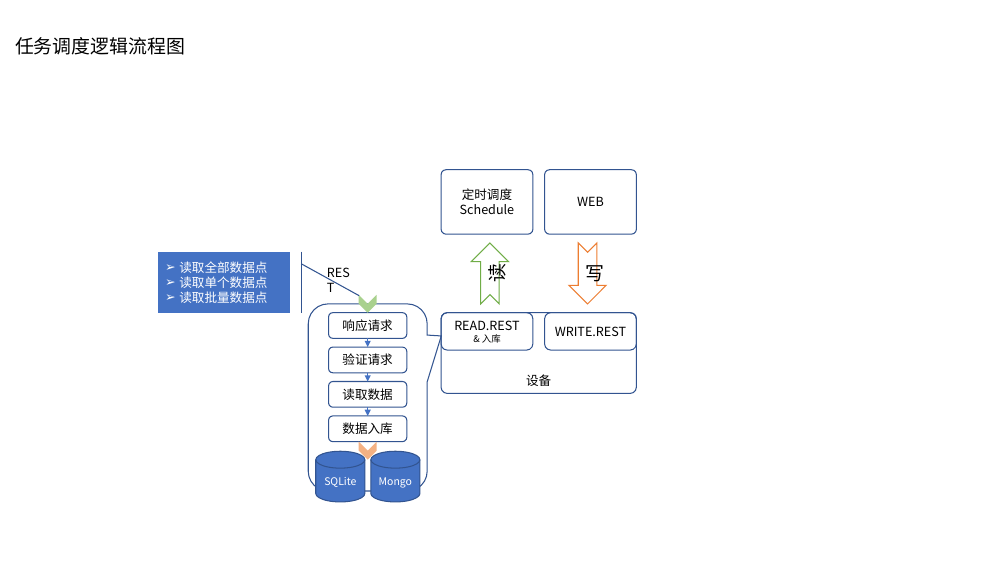
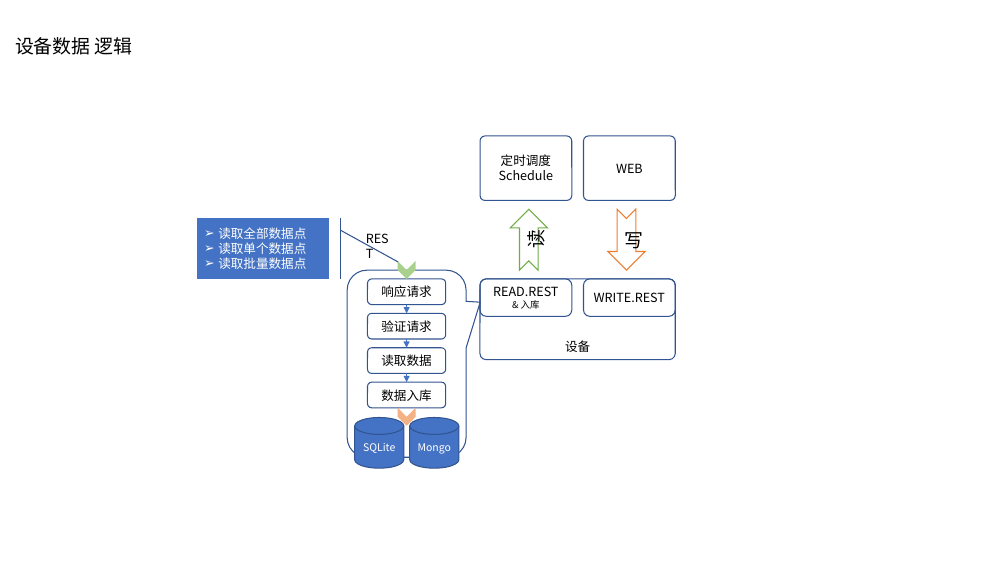
Before and after one commit to pnoker/iot-dc3, a slide deck: slide 8 of dc3/doc/iot-dc3-architecture.pptx. Drawn at 1008x567 pixels with LibreOffice and Linux fonts; fonts in the diff are those of the drawing. Boxes give left, top, right and bottom in pixels: in the first picture for what was removed or moved away, otherwise in the second. Text is boxed around its words. In the diff, an @@ line names an element or a change of style, - is before the commit and + after.

Commit message:
RTMP添加任务

```diff
--- a/dc3/doc/iot-dc3-architecture.pptx
+++ b/dc3/doc/iot-dc3-architecture.pptx
@@ text at box(15, 37, 133, 55): text changed @@
-任务调度逻辑流程图
+设备数据 逻辑
@@ 9 rounded rectangles, 3 arrows, 2 notched right arrows, 2 cylinders, 2 chevrons, 1 text, 1 accent callout, 1 rounded speech box: place and size @@
-9 rounded rectangles, 3 arrows, 2 notched right arrows, 2 cylinders, 2 chevrons, 1 text, 1 accent callout, 1 rounded speech box at box(158, 170, 636, 502)
+9 rounded rectangles, 3 arrows, 2 notched right arrows, 2 cylinders, 2 chevrons, 1 text, 1 accent callout, 1 rounded speech box at box(197, 136, 675, 468)
```
Also in this commit, not shown: 1 slide added, 23 other files.
